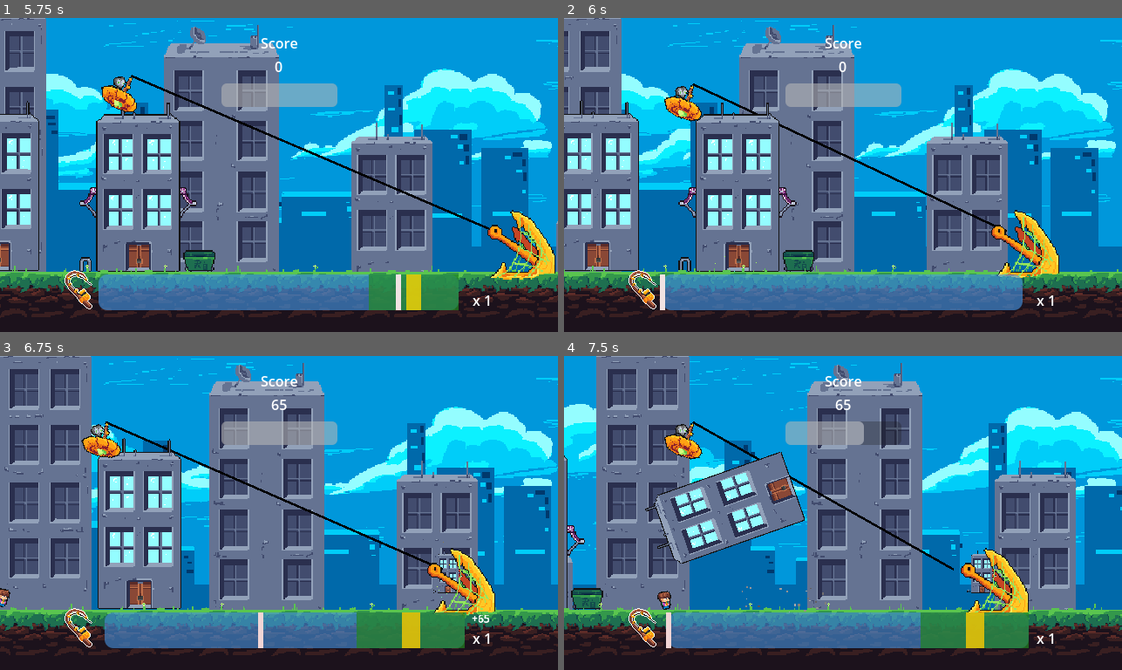
Above: before the commit, frames 1-4 (two rows, left to right).
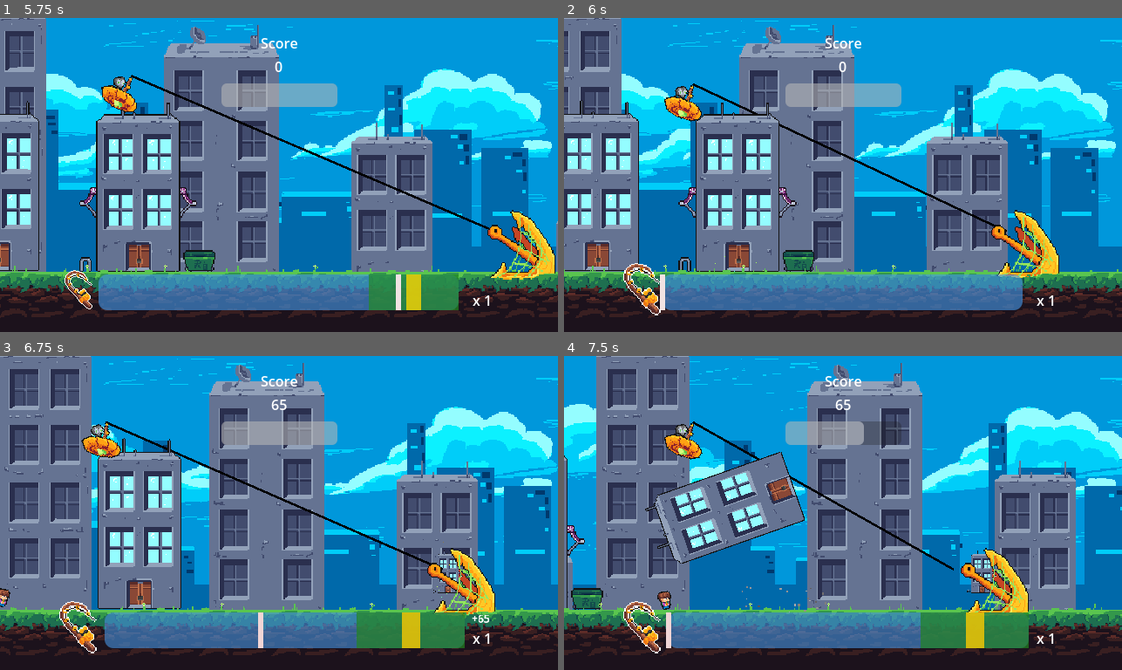
Above: after the commit, the same moments.

Repository: Tenes/mini-jam-153
Game: Godot game, scene res://Scenes/main_menu_scene.tscn
Two runs of this game, one before a commit and one after it. Both use one fixed random seed, a clock stepped at 60 frames per second and the inputs below. Sound files missing from this copy of the repository are replaced by a short silence.
Inputs (mouse positions are in pixels of both pictures, inside the frame that each line leads up to):
- Up to frame 1 (5.75 s): click "Start" at 0.5 s; move the mouse to (401, 159) at 1.27 s; click (401, 159) at 1.35 s; move the mouse to (167, 190) at 2.02 s; click (167, 190) at 2.1 s; move the mouse to (334, 105) at 2.77 s; click (334, 105) at 2.85 s; move the mouse to (251, 237) at 3.52 s; click (251, 237) at 3.6 s; move the mouse to (446, 222) at 4.27 s; click (446, 222) at 4.35 s; move the mouse to (111, 127) at 5.02 s; click (111, 127) at 5.1 s
- Up to frame 2 (6 s): move the mouse to (870, 175) at 5.77 s; click (870, 175) at 5.85 s
- Up to frame 3 (6.75 s): move the mouse to (195, 434) at 6.52 s; click (195, 434) at 6.6 s
- Up to frame 4 (7.5 s): move the mouse to (965, 497) at 7.27 s; click (965, 497) at 7.35 s

Frame 1 is identical in both runs. In frame 2, 0.5% of the frame differs, in the area x 10-18%, y 78-95%; in frame 3, 0.5%; in frame 4, 0.5%.

Commit message:
Add fishing rod anime

Diff:
--- a/Models/UI/ui.gd
+++ b/Models/UI/ui.gd
@@ -5,6 +5,8 @@
 @onready var animation_player: AnimationPlayer = $MultiplerHolder/AnimationPlayer
 @onready var progress_bar_animation_player: AnimationPlayer = $MarginContainer/ProgressBarAnimationPlayer
 @onready var floating_score: Label = $FloatingTextContainer/FloatingScore
+@onready var fishing_rod = $FishingRod
+
 var tween: Tween;
 var score = 0;
 var scoreMultiplier = 1;
@@ -52,6 +54,9 @@
 	score_multiplier.text = str(scoreMultiplier);
 
 func shakeProgressBar(status) -> void:
+	var tween = create_tween()
+	tween.tween_property(fishing_rod,"scale",Vector2(1.5,1.5),0.2)
+	tween.tween_property(fishing_rod,"scale",Vector2(1,1),0.2)
 	if status == Global.BarStatus.GREAT_SUCCESS:
 		progress_bar_animation_player.play("shake_great_success");
 	elif status == Global.BarStatus.SUCCESS:
--- a/Models/UI/ui.tscn
+++ b/Models/UI/ui.tscn
@@ -431,10 +431,11 @@
 "": SubResource("AnimationLibrary_g0qg5")
 }
 
-[node name="TextureRect" type="TextureRect" parent="."]
+[node name="FishingRod" type="TextureRect" parent="."]
 layout_mode = 0
 offset_left = 68.0
 offset_top = 287.0
 offset_right = 116.0
 offset_bottom = 335.0
+pivot_offset = Vector2(23, 28)
 texture = ExtResource("3_3tegu")
